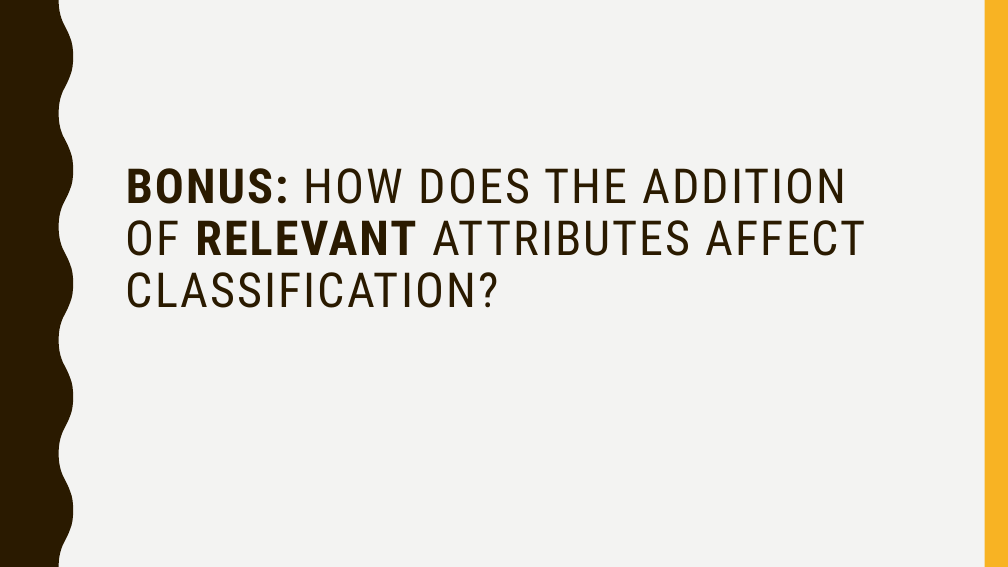
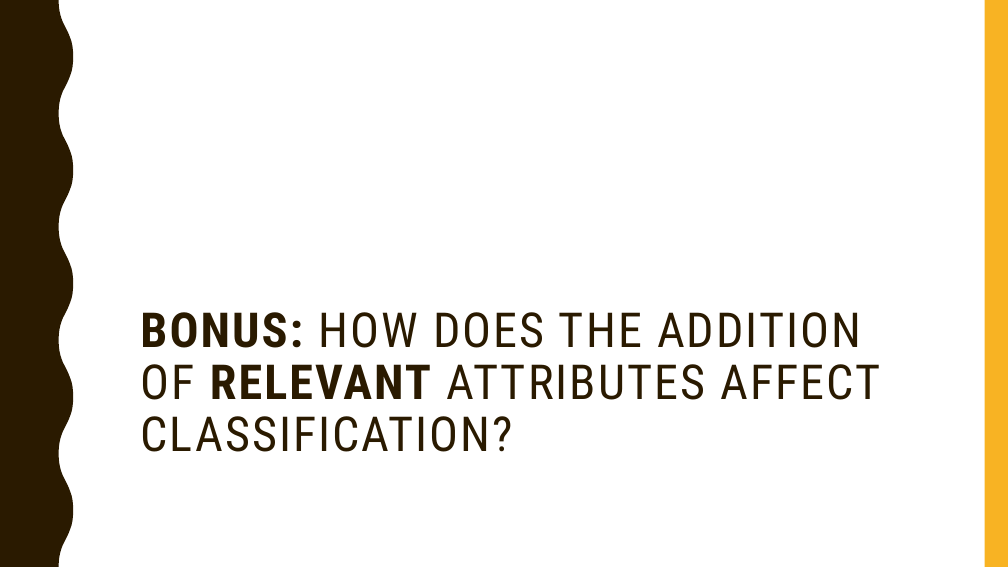
Before and after one commit to gururaj-shriram/ece548-machine-learning, a slide deck: slide 27 of proj1/presentation/pres.pptx (slide 25 before the commit). Drawn at 1008x567 pixels with LibreOffice and Linux fonts; fonts in the diff are those of the drawing. Boxes give left, top, right and bottom in pixels: in the first picture for what was removed or moved away, otherwise in the second. Text is boxed around its words. In the diff, an @@ line names an element or a change of style, - is before the commit and + after.

```diff
--- a/proj1/presentation/pres.pptx
+++ b/proj1/presentation/pres.pptx
@@ background #F3F3F2 to #FFFFFF @@
@@ title "BONUS: HOW DOES THE ADDITION ...": place and size @@
-title "BONUS: HOW DOES THE ADDITION ..." at <box>126,168,866,256</box>
+title "BONUS: HOW DOES THE ADDITION ..." at <box>140,312,880,400</box>
```
Also in this commit, not shown: 30 other slides changed, 2 slides added.
